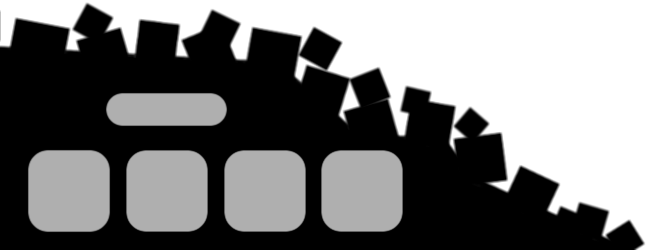
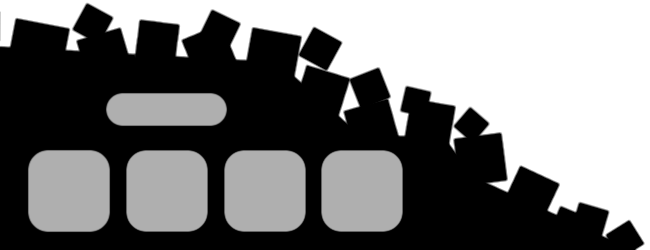
Layers edited between the first and the second 650×250 image:
painted on "SmallRocks" over [71, 2, 646, 250]
painted on "Rocks" over [4, 17, 561, 217]
painted on "Arrière-plan" over [0, 45, 634, 250]
painted on "Outline" over [0, 2, 646, 250]
